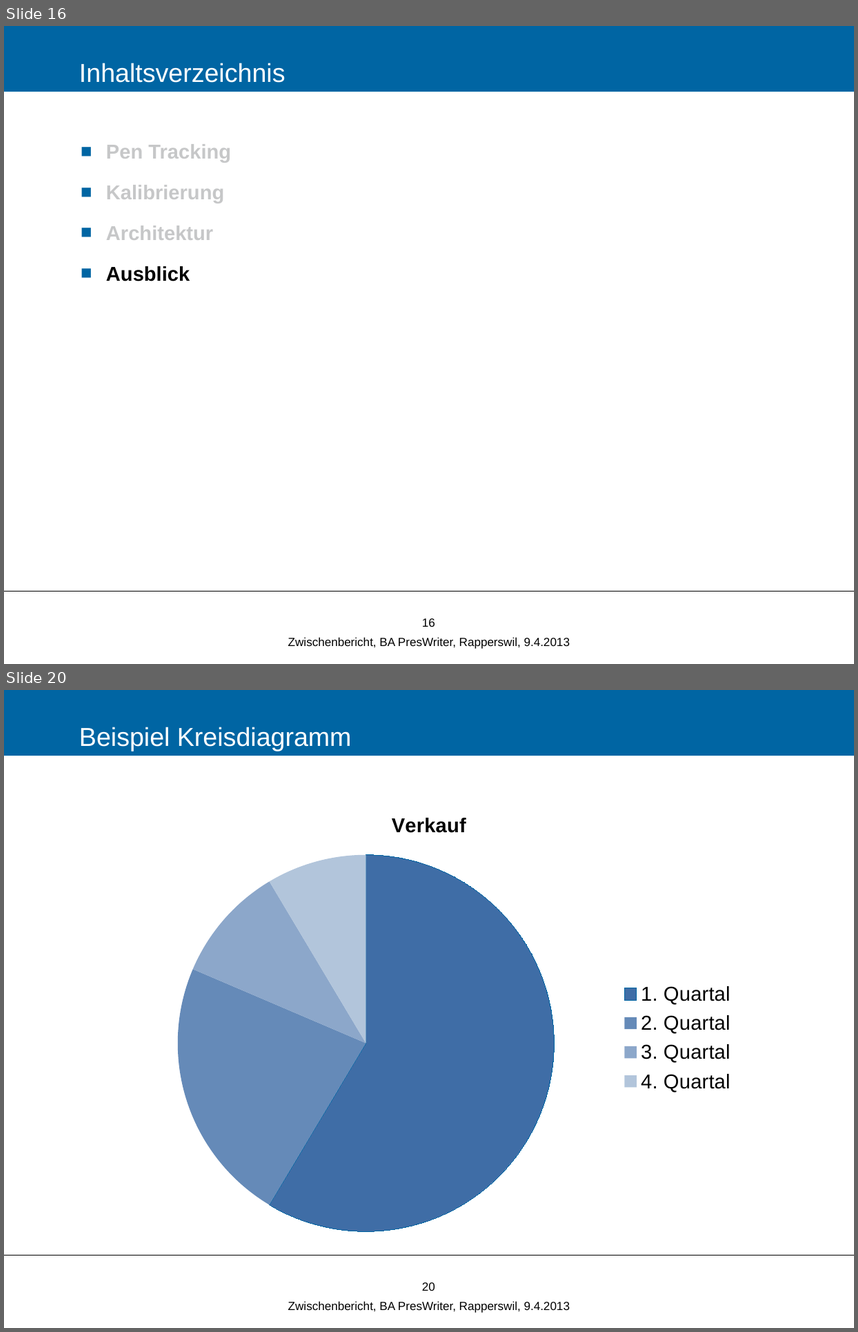
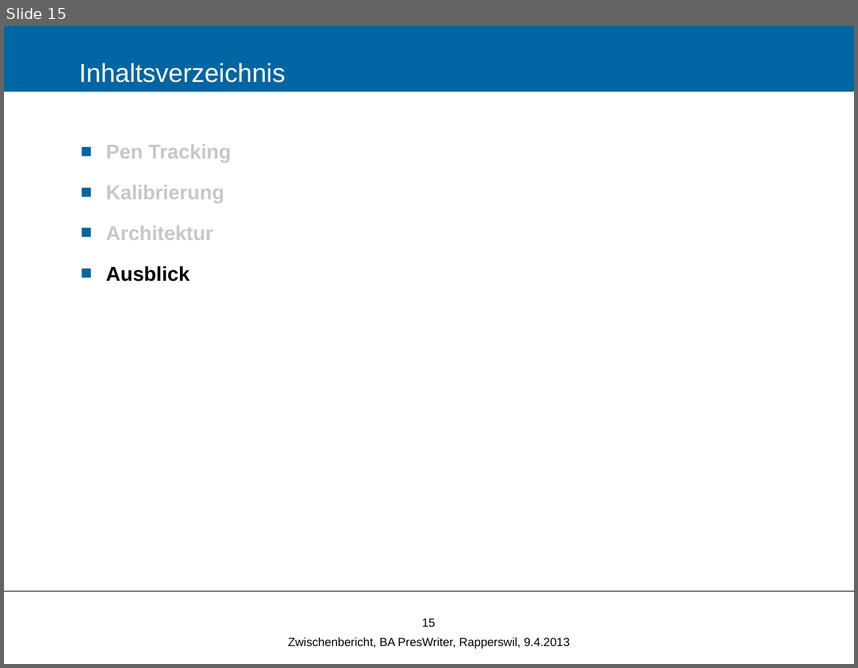
Before and after one commit to Zyklop/Magic-Whiteboard, a slide deck: Doc/Zwischenbericht.pptx. Shown one above the other, each under a label of ours: slides 16 and 20 before the commit, slide 15 after it; the slides between them are not shown. The pictures are 858x1332 and 858x668 pixels, drawn with LibreOffice and Linux fonts; fonts in the diff are those of the drawing; background and template pictures are left out. Boxes give left, top, right and bottom in pixels: in the first picture for what was removed or moved away, otherwise in the second. Text is boxed around its words. In the diff, an @@ line names an element or a change of style, - is before the commit and + after.

```diff
--- a/Doc/Zwischenbericht.pptx
+++ b/Doc/Zwischenbericht.pptx
@@ slide 20 removed at (4, 690, 854, 1328), background #FFFFFF; not listed: 1 template element that a slide beside it also shows @@
@@ title removed at (4, 690, 854, 756) @@
-Beispiel Kreisdiagramm
@@ pie chart removed at (47, 795, 811, 1243) @@
-title "Verkauf"
-categories: 1. Quartal, 2. Quartal, 3. Quartal, 4. Quartal
-Verkauf: 59, 23, 10, 9
@@ page number removed at (422, 1282, 435, 1290) @@
-20
@@ text removed at (288, 1301, 570, 1312) @@
-Zwischenbericht, BA PresWriter, Rapperswil, 9.4.2013
@@ what was slide 16 is now slide 15 @@
@@ page number at (422, 618, 435, 626): text changed @@
-16
+15
```
Also in this commit, not shown: 4 slides changed, 7 other slides removed, 3 other files.
